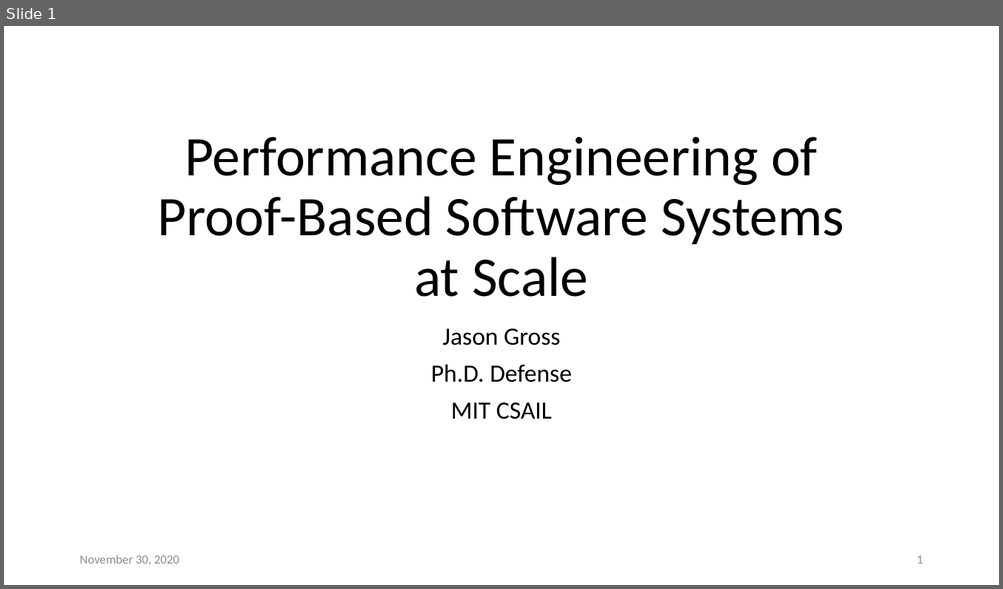
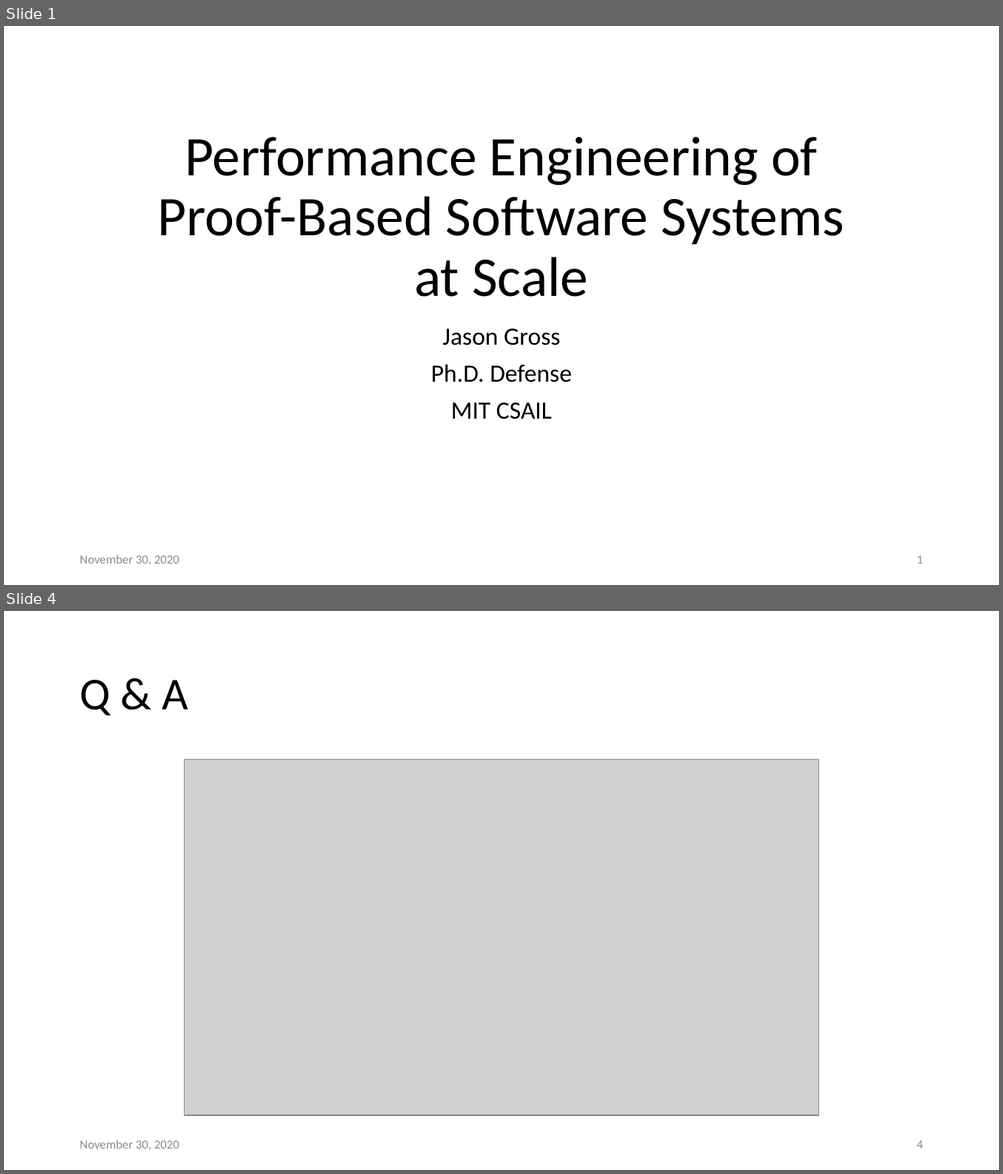
Before and after one commit to JasonGross/doctoral-thesis, a slide deck: presentation/jgross-defense.pptx. Shown one above the other, each under a label of ours: slide 1 before the commit, slides 1 and 4 after it; the slides between them are not shown. The pictures are 1003x589 and 1003x1174 pixels, drawn with LibreOffice and Linux fonts; fonts in the diff are those of the drawing; grey boxes stand for pictures. Boxes give left, top, right and bottom in pixels: in the first picture for what was removed or moved away, otherwise in the second. Text is boxed around its words. In the diff, an @@ line names an element or a change of style, - is before the commit and + after.

```diff
--- a/presentation/jgross-defense.pptx
+++ b/presentation/jgross-defense.pptx
@@ slide 4 added at (x1=4, y1=611, x2=999, y2=1170), background #FFFFFF @@
@@ title added at (x1=79, y1=680, x2=189, y2=715), 44 pt, text #000000 @@
+Q & A
@@ picture added at (x1=185, y1=760, x2=819, y2=1116) @@
@@ text added at (x1=79, y1=1140, x2=179, y2=1150), 12 pt, text #8C8C8C @@
+November 30, 2020
@@ page number added at (x1=916, y1=1141, x2=922, y2=1149), 12 pt, text #8C8C8C @@
+4
```
Also in this commit, not shown: 3 slides changed, 33 other slides added, 29 other files.
